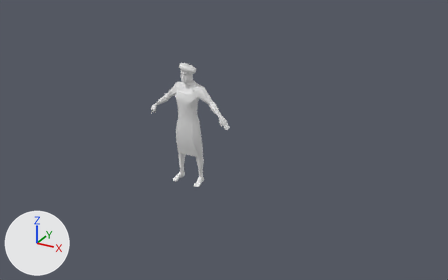
The Blender file Assets/3DObjects/Characters/Akami.blend: old version first, new version second.
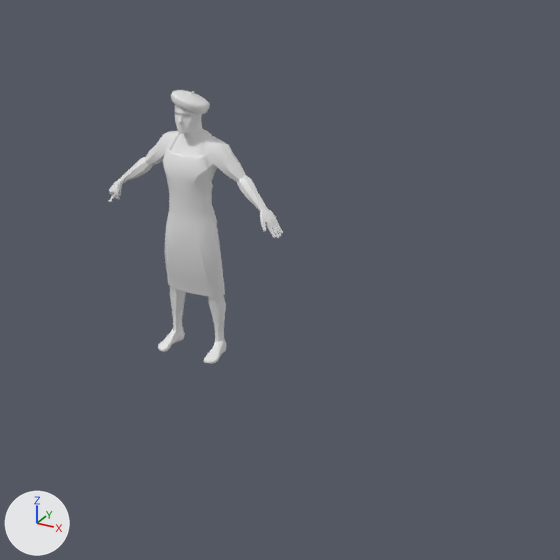
There are two pictures of each version: one whole from a 50 mm camera at (20.34, -32.21, 19.65) aimed at (2.27, 0.65, 3.22), one close up on the part from 23% to 79% of the width and 8% to 99% of the height. The lights are fixed; the arrows at lower left show +X, +Y and +Z.

Names of what the first close-up shows: 'Akami'.
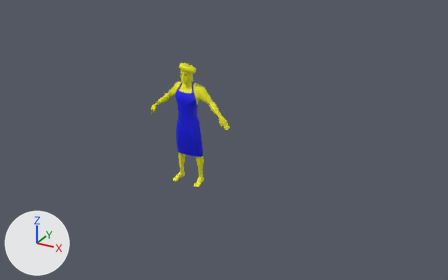
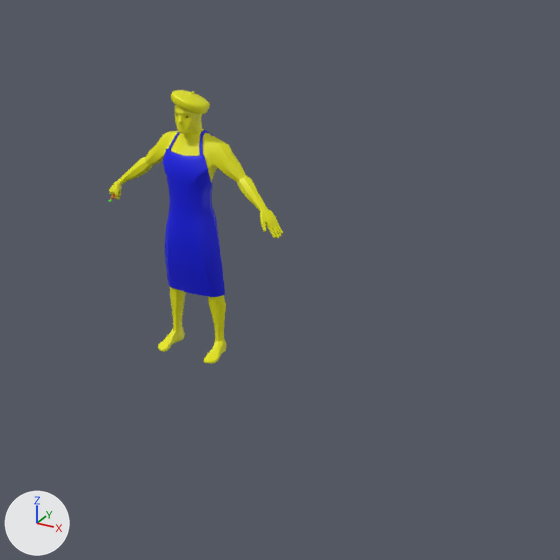
What changed in the scene script:
```text
Add mat_material_001:
    mat_material_001 = principled_material('Material.001')
    mat_material_001.base_color = (0.0, 0.00447, 0.8)  # blue #000ee7
Add mat_material_004:
    mat_material_004 = principled_material('Material.004')
    mat_material_004.base_color = (0.0, 0.0, 0.0)  # black #000000
Add mat_material:
    mat_material = principled_material('Material')
    mat_material.base_color = (0.798, 0.8, 0.0)  # yellow #e7e700
Add mat_material_002:
    mat_material_002 = principled_material('Material.002')
    mat_material_002.base_color = (0.8, 0.0179, 0.0474)  # red #e7243d
Add mat_material_003:
    mat_material_003 = principled_material('Material.003')
    mat_material_003.base_color = (0.0875, 0.8, 0.0)  # green #53e700
Change me_plane_003:
    used by ob_akami; location = (0.0, -0.16, 7.11); rotation_euler = (-1.571, 0.0, 157.1), in degrees (-90, 0, 1); scale = (0.134, 0.134, 0.134)
    remove me_plane_003.from_pydata(...)  # 1906 vertices, 1979 faces; spans x -117.0..117.0, y -9.0..53.0, z -5.0..6.0
    add me_plane_003.from_pydata(...)  # 1922 vertices, 1993 faces; spans x -117.0..117.0, y -9.0..53.0, z -5.0..6.0
    me_plane_003 part 1
    114 faces are deleted
    2 vertices move within x 0.0, y -4.0, z -3.0
    16 vertices are added at x -2.0..2.0, y -4.0, z -3.0..-2.0
    126 new faces join them, mat_material (yellow #e7e700)
    2 new faces join them, mat_material_004 (black #000000)
    me_plane_003 part 2: 1359 faces spanning x -21.0..23.0, y -9.0..53.0, z -4.0..6.0 switch from no material to mat_material (yellow #e7e700)
    me_plane_003 part 3: 389 faces spanning x -7.0..7.0, y 0.0..38.0, z -4.0..6.0 switch from no material to mat_material_001 (blue #000ee7)
    add me_plane_003.materials.append(mat_material_002)  # red #e7243d
    add me_plane_003.materials.append(mat_material_003)  # green #53e700
    add me_plane_003.materials.append(mat_material_004)  # black #000000
```

Where the change shows, as pixel boxes [x1, y1, x2, y2] in the close-ups (560 x 560 px; the box of a moved part takes in the faces that stretch with it):
part 1 of me_plane_003, moved or reshaped
    both: [175, 104, 202, 136]
part 2 of me_plane_003, recoloured (white to yellow)
    both: [109, 90, 283, 363]
part 3 of me_plane_003, recoloured (grey to blue)
    both: [163, 130, 225, 297]
